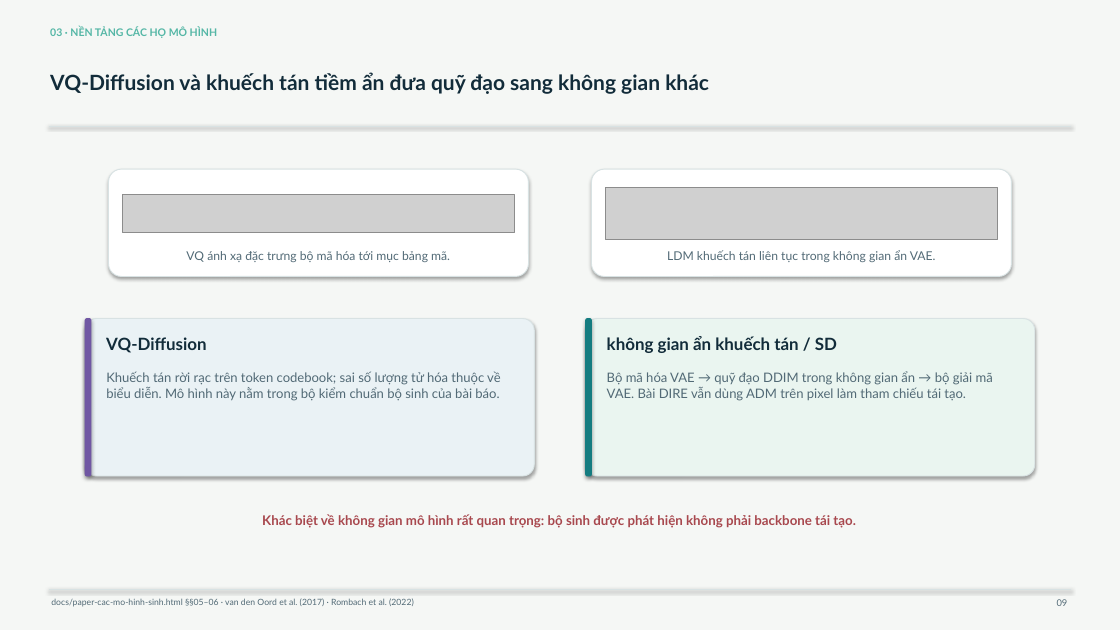
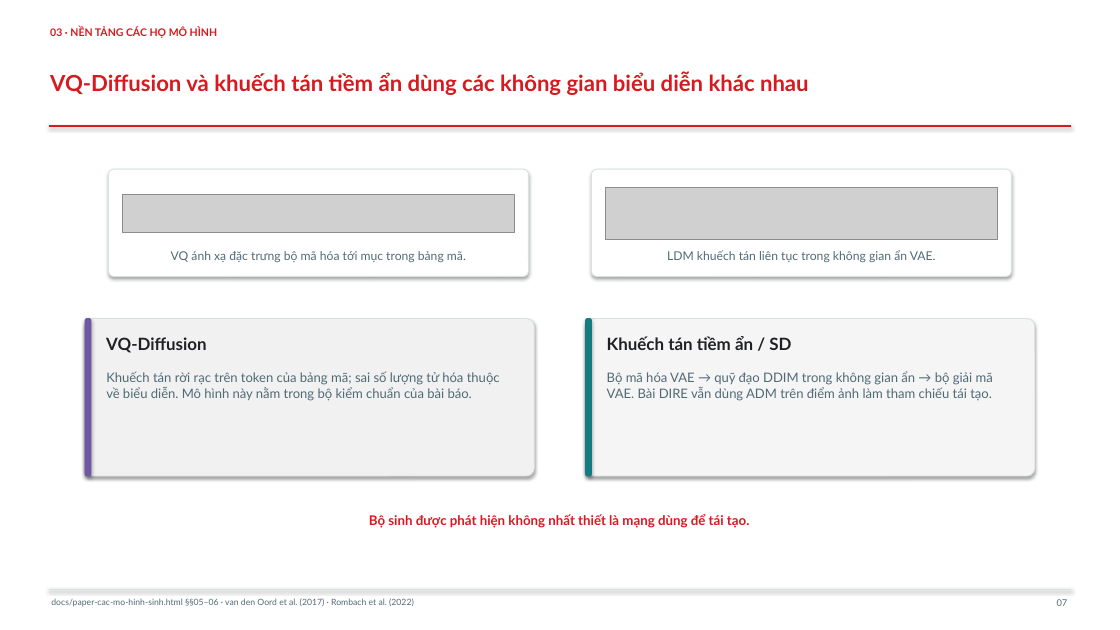
Before and after one commit to jackboom2510/dire-modal, a slide deck: slide 7 of platforms/site/dire-research-complete.pptx (slide 9 before the commit). Drawn at 1120x630 pixels with LibreOffice and Linux fonts; fonts in the diff are those of the drawing; grey boxes stand for pictures. Boxes give left, top, right and bottom in pixels: in the first picture for what was removed or moved away, otherwise in the second. Text is boxed around its words. In the diff, an @@ line names an element or a change of style, - is before the commit and + after.

Commit message:
Update DIRE research deck presentation

```diff
--- a/platforms/site/dire-research-complete.pptx
+++ b/platforms/site/dire-research-complete.pptx
@@ background #F5F7F5 to #FFFFFF @@
@@ text "03 · NỀN TẢNG CÁC ..." at <box>50,27,217,38</box>: text colour #55B7A6 to #D71920 @@
@@ text at <box>50,71,809,95</box>: text changed; size 18 to 19 pt; text colour #122C3A to #D71920 @@
-VQ-Diffusion và khuếch tán tiềm ẩn đưa quỹ đạo sang không gian khác
+VQ-Diffusion và khuếch tán tiềm ẩn dùng các không gian biểu diễn khác nhau
@@ line (49, 126) - (1071, 126): stroke #D8E2E3 0.8 pt to #D71920 1 pt @@
@@ rounded rectangle at <box>108,169,528,276</box>: proportions changed @@
@@ rounded rectangle at <box>592,169,1012,276</box>: proportions changed @@
@@ text at <box>171,251,466,262</box>: text changed @@
-VQ ánh xạ đặc trưng bộ mã hóa tới mục bảng mã.
+VQ ánh xạ đặc trưng bộ mã hóa tới mục trong bảng mã.
@@ rounded rectangle at <box>85,318,534,476</box>: fill #EAF2F5 to #F1F1F1; proportions changed @@
@@ rounded rectangle at <box>586,318,1035,476</box>: fill #EAF5F0 to #F5F5F5; proportions changed @@
@@ text "VQ-Diffusion" at <box>106,337,207,353</box>: text colour #122C3A to #202124 @@
@@ text at <box>607,336,791,350</box>: text changed; text colour #122C3A to #202124 @@
-không gian ẩn khuếch tán / SD
+Khuếch tán tiềm ẩn / SD
@@ text at <box>106,371,500,401</box>: text changed @@
-Khuếch tán rời rạc trên token codebook; sai số lượng tử hóa thuộc về biểu diễn. Mô hình này nằm trong bộ kiểm chuẩn bộ sinh của bài báo.
+Khuếch tán rời rạc trên token của bảng mã; sai số lượng tử hóa thuộc về biểu diễn. Mô hình này nằm trong bộ kiểm chuẩn của bài báo.
@@ text at <box>607,371,993,401</box>: text changed @@
-Bộ mã hóa VAE → quỹ đạo DDIM trong không gian ẩn → bộ giải mã VAE. Bài DIRE vẫn dùng ADM trên pixel làm tham chiếu tái tạo.
+Bộ mã hóa VAE → quỹ đạo DDIM trong không gian ẩn → bộ giải mã VAE. Bài DIRE vẫn dùng ADM trên điểm ảnh làm tham chiếu tái tạo.
@@ text at <box>369,514,749,528</box>: text changed; text colour #A8484E to #D71920 @@
-Khác biệt về không gian mô hình rất quan trọng: bộ sinh được phát hiện không phải backbone tái tạo.
+Bộ sinh được phát hiện không nhất thiết là mạng dùng để tái tạo.
```
Also in this commit, not shown: 47 other slides changed, 6 slides added, 11 slides removed, 4 other files.
